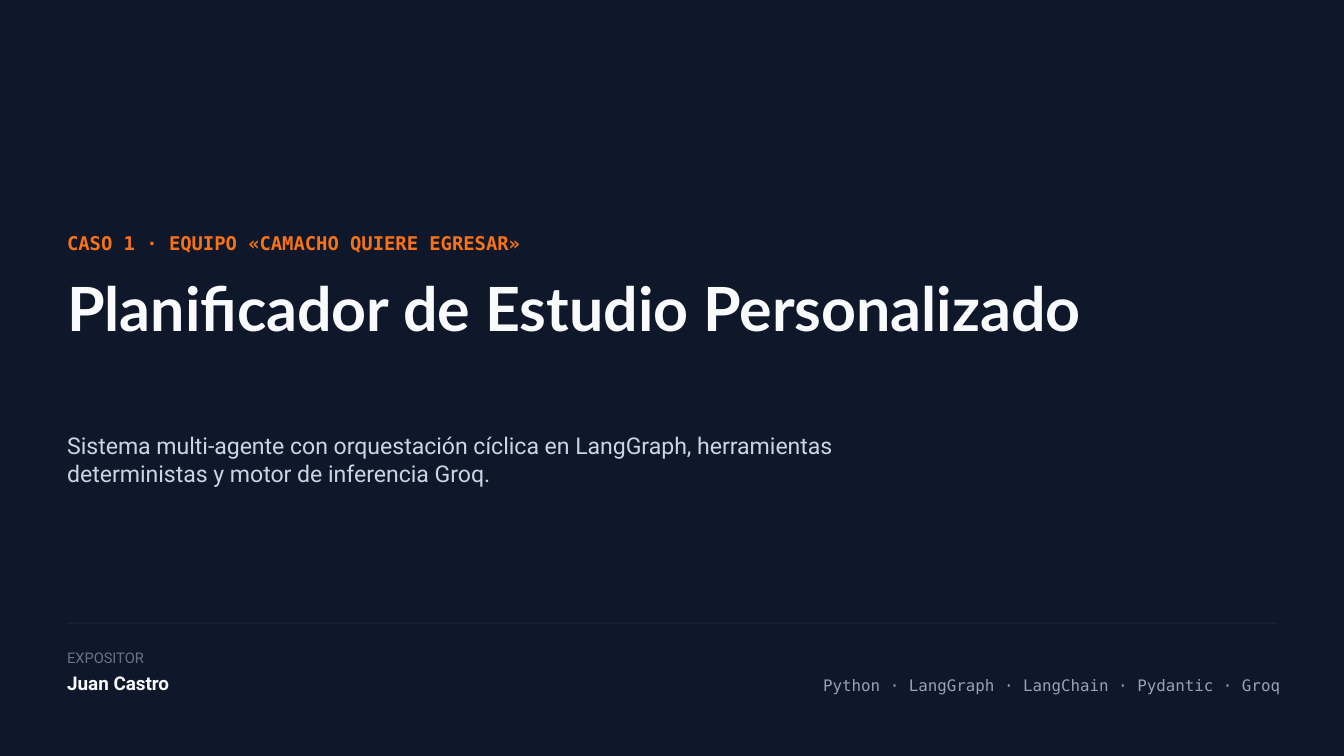
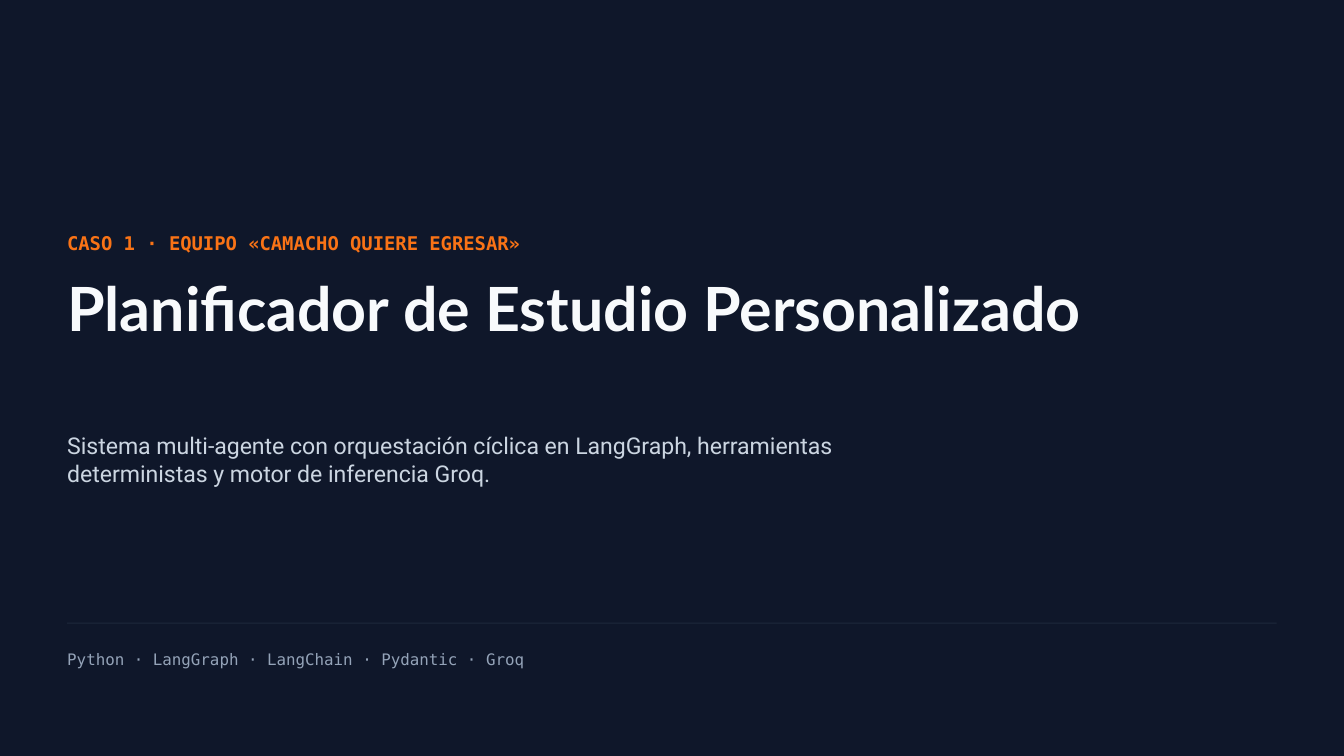
Before and after one commit to ByJuanDiego/Hackaton-7, a slide deck: slide 1 of Planificador_de_Estudio_Multi-Agente.pptx. Drawn at 1344x756 pixels with LibreOffice and Linux fonts; fonts in the diff are those of the drawing. Boxes give left, top, right and bottom in pixels: in the first picture for what was removed or moved away, otherwise in the second. Text is boxed around its words. In the diff, an @@ line names an element or a change of style, - is before the commit and + after.

```diff
--- a/Planificador_de_Estudio_Multi-Agente.pptx
+++ b/Planificador_de_Estudio_Multi-Agente.pptx
@@ text "Python · LangGraph · LangChain ...": place and size @@
-text "Python · LangGraph · LangChain ..." at [823, 679, 1280, 695]
+text "Python · LangGraph · LangChain ..." at [67, 653, 524, 669]
@@ text removed at [67, 652, 144, 663] @@
-EXPOSITOR
@@ text removed at [67, 676, 170, 690] @@
-Juan Castro
```
Also in this commit, not shown: 1 other slide changed, 2 other files.
